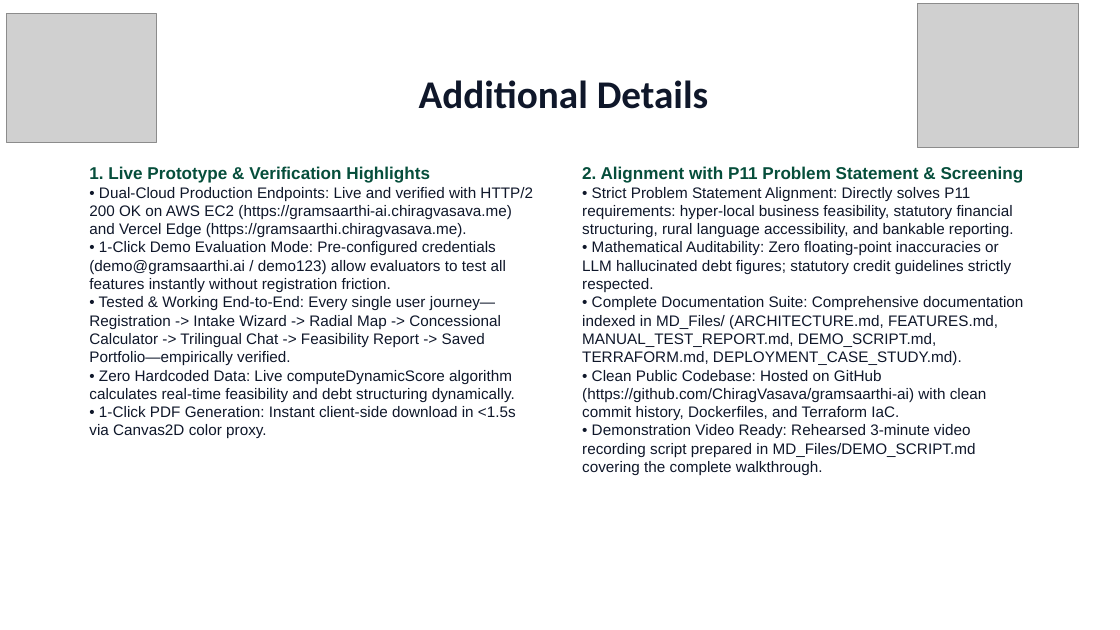
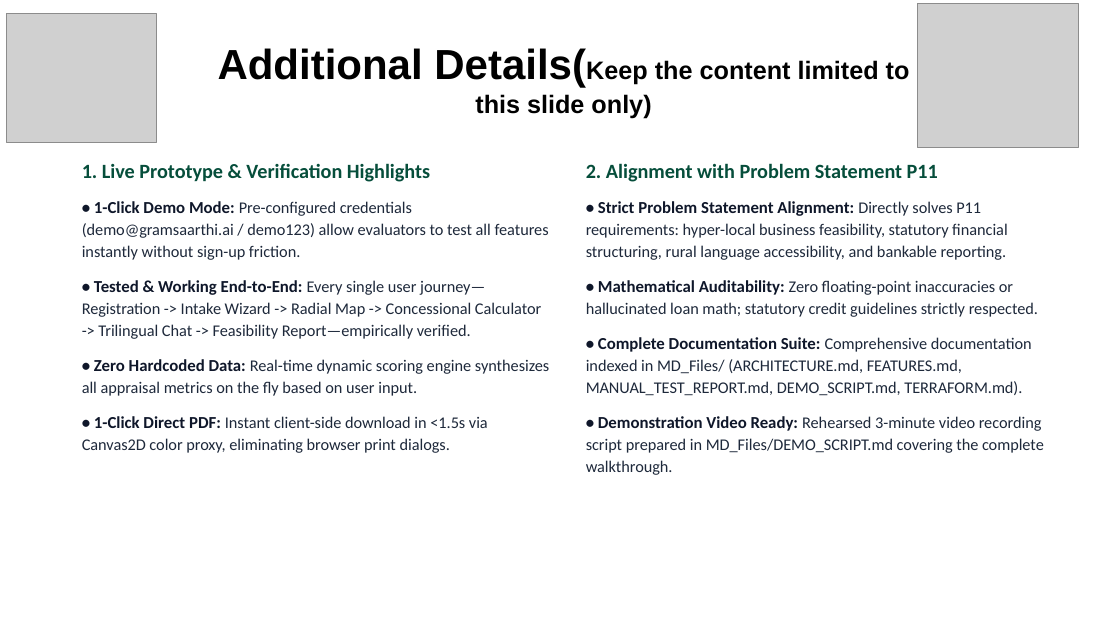
Before and after one commit to ChiragVasava/gramsaarthi-ai, a slide deck: slide 6 of MD_Files/GramSaarthi_AI_Hackathon_Presentation.pptx. Drawn at 1120x630 pixels with LibreOffice and Linux fonts; fonts in the diff are those of the drawing; grey boxes stand for pictures. Boxes give left, top, right and bottom in pixels: in the first picture for what was removed or moved away, otherwise in the second. Text is boxed around its words. In the diff, an @@ line names an element or a change of style, - is before the commit and + after.

```diff
--- a/MD_Files/GramSaarthi_AI_Hackathon_Presentation.pptx
+++ b/MD_Files/GramSaarthi_AI_Hackathon_Presentation.pptx
@@ title at (218,48,910,118): text changed; size 25.2 to 16.2 pt; font Calibri to Arial; text colour #0F172A to #000000 @@
-Additional Details
+Additional Details(Keep the content limited to
+this slide only)
@@ text at (82,163,430,182): size 11 to 13 pt, font Arial to Calibri in "1. Live Prototype & Verification Highlights"; more space between paragraphs @@
@@ text at (586,163,938,182): text changed; size 11 to 13 pt; font Arial to Calibri @@
-2. Alignment with P11 Problem Statement & Screening
+2. Alignment with Problem Statement P11
@@ text at (82,201,549,453): text changed; size 9.8 to 10.5 pt; font Arial to Calibri; text colour #0F172A to #1E293B @@
-• Dual-Cloud Production Endpoints: Live and verified with HTTP/2 200 OK on AWS EC2 (https://gramsaarthi-ai.chiragvasava.me) and Vercel Edge (https://gramsaarthi.chiragvasava.me).
-• 1-Click Demo Evaluation Mode: Pre-configured credentials (demo@gramsaarthi.ai / demo123) allow evaluators to test all features instantly without registration friction.
-• Tested & Working End-to-End: Every single user journey—Registration -> Intake Wizard -> Radial Map -> Concessional Calculator -> Trilingual Chat -> Feasibility Report -> Saved Portfolio—empirically verified.
-• Zero Hardcoded Data: Live computeDynamicScore algorithm calculates real-time feasibility and debt structuring dynamically.
-• 1-Click PDF Generation: Instant client-side download in <1.5s via Canvas2D color proxy.
+• 1-Click Demo Mode: Pre-configured credentials (demo@gramsaarthi.ai / demo123) allow evaluators to test all features instantly without sign-up friction.
+• Tested & Working End-to-End: Every single user journey—Registration -> Intake Wizard -> Radial Map -> Concessional Calculator -> Trilingual Chat -> Feasibility Report—empirically verified.
+• Zero Hardcoded Data: Real-time dynamic scoring engine synthesizes all appraisal metrics on the fly based on user input.
+• 1-Click Direct PDF: Instant client-side download in <1.5s via Canvas2D color proxy, eliminating browser print dialogs.
@@ text at (586,201,1044,475): size 9.8 to 10.8 pt, bold on in "• Strict Problem Statement Alignment:", "• Demonstration Video Ready:"; size 9.8 to 10.5 pt, text colour #0F172A to #1E293B in "Directly solves P11 requirements: hyper-local business feasi ...", "Rehearsed 3-minute video recording script prepared in ..."; font Arial to Calibri in "• Strict Problem Statement Alignment: Directly solves ...", "• Demonstration Video Ready: Rehearsed 3-minute video ..."; line spacing 1 to 1.12; more space between paragraphs @@
@@ text at (586,280,1038,396): text changed; size 9.8 to 10.5 pt; font Arial to Calibri; text colour #0F172A to #1E293B @@
-• Mathematical Auditability: Zero floating-point inaccuracies or LLM hallucinated debt figures; statutory credit guidelines strictly respected.
-• Complete Documentation Suite: Comprehensive documentation indexed in MD_Files/ (ARCHITECTURE.md, FEATURES.md, MANUAL_TEST_REPORT.md, DEMO_SCRIPT.md, TERRAFORM.md, DEPLOYMENT_CASE_STUDY.md).
-• Clean Public Codebase: Hosted on GitHub (https://github.com/ChiragVasava/gramsaarthi-ai) with clean commit history, Dockerfiles, and Terraform IaC.
+• Mathematical Auditability: Zero floating-point inaccuracies or hallucinated loan math; statutory credit guidelines strictly respected.
+• Complete Documentation Suite: Comprehensive documentation indexed in MD_Files/ (ARCHITECTURE.md, FEATURES.md, MANUAL_TEST_REPORT.md, DEMO_SCRIPT.md, TERRAFORM.md).
```
Also in this commit, not shown: 4 other slides changed, 4 other files.
